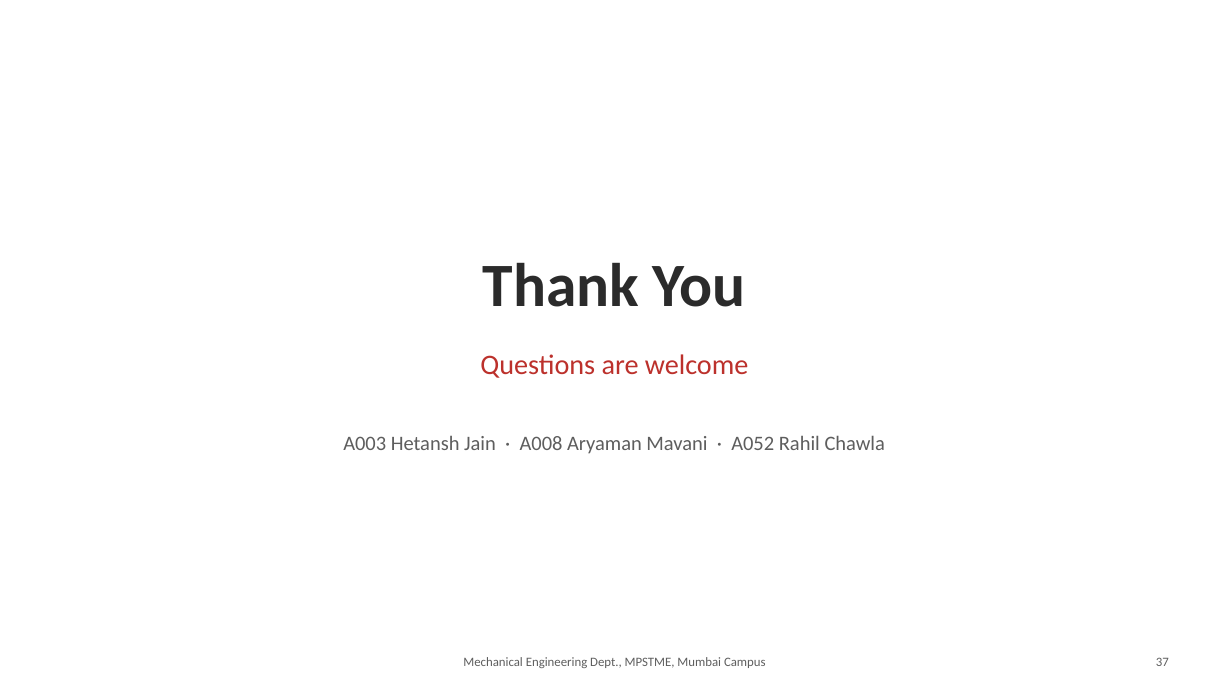
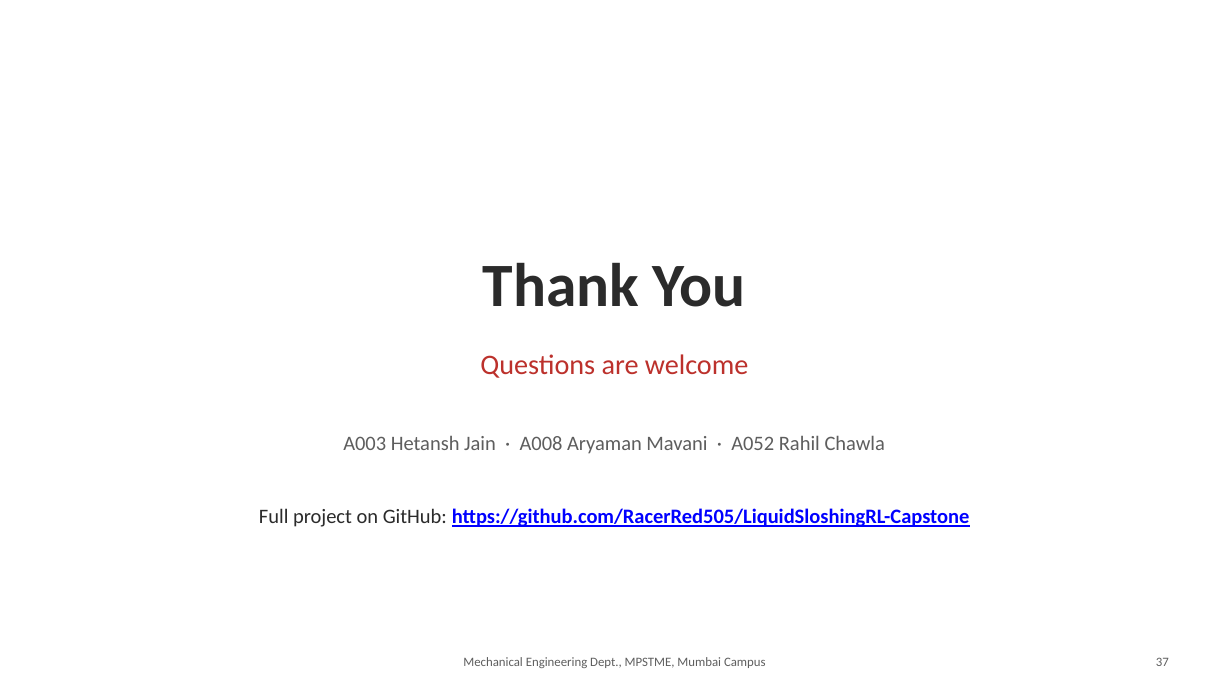
Before and after one commit to RacerRed505/LiquidSloshingRL-Capstone, a slide deck: slide 37 of docs/presentation/Liquid_Sloshing_Final_Presentation.pptx. Drawn at 1232x693 pixels with LibreOffice and Linux fonts; fonts in the diff are those of the drawing; background and template pictures are left out. Boxes give left, top, right and bottom in pixels: in the first picture for what was removed or moved away, otherwise in the second. Text is boxed around its words. In the diff, an @@ line names an element or a change of style, - is before the commit and + after.

Commit message:
Add the project link to the presentation

```diff
--- a/docs/presentation/Liquid_Sloshing_Final_Presentation.pptx
+++ b/docs/presentation/Liquid_Sloshing_Final_Presentation.pptx
@@ text added at (259, 508, 970, 527), 16 pt, text #0000FF, bold, underline @@
+Full project on GitHub: https://github.com/RacerRed505/LiquidSloshingRL-Capstone
```
Also in this commit, not shown: 1 other slide changed, 1 other file.
